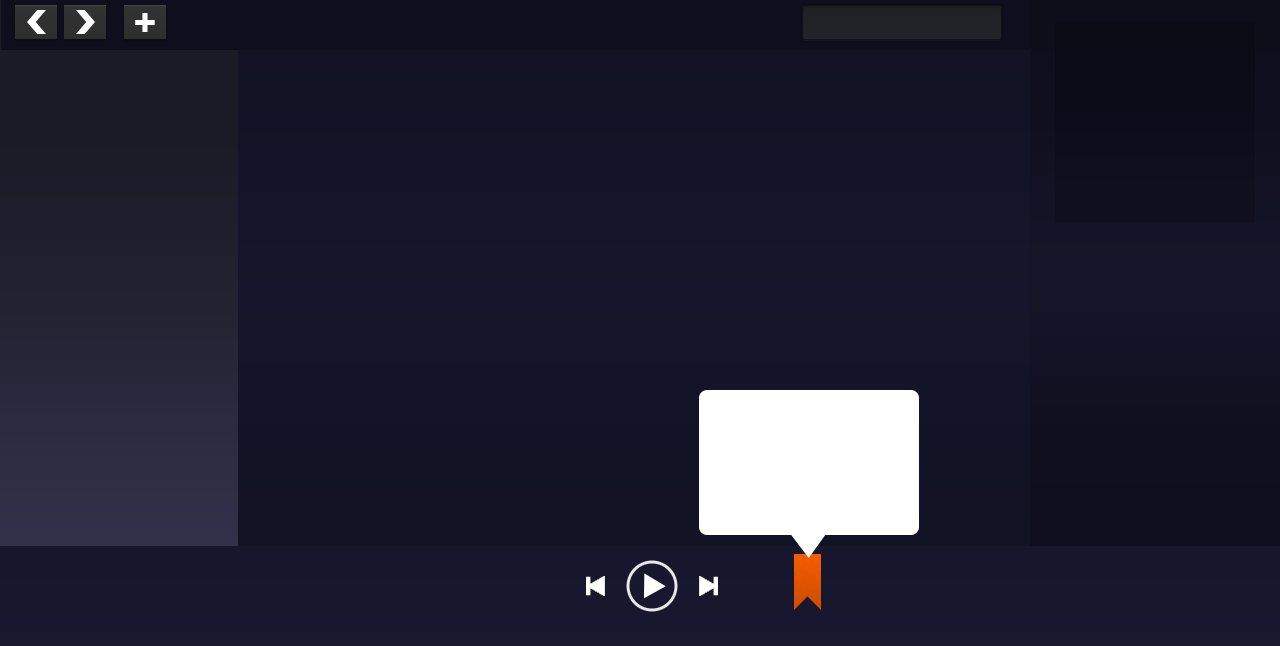
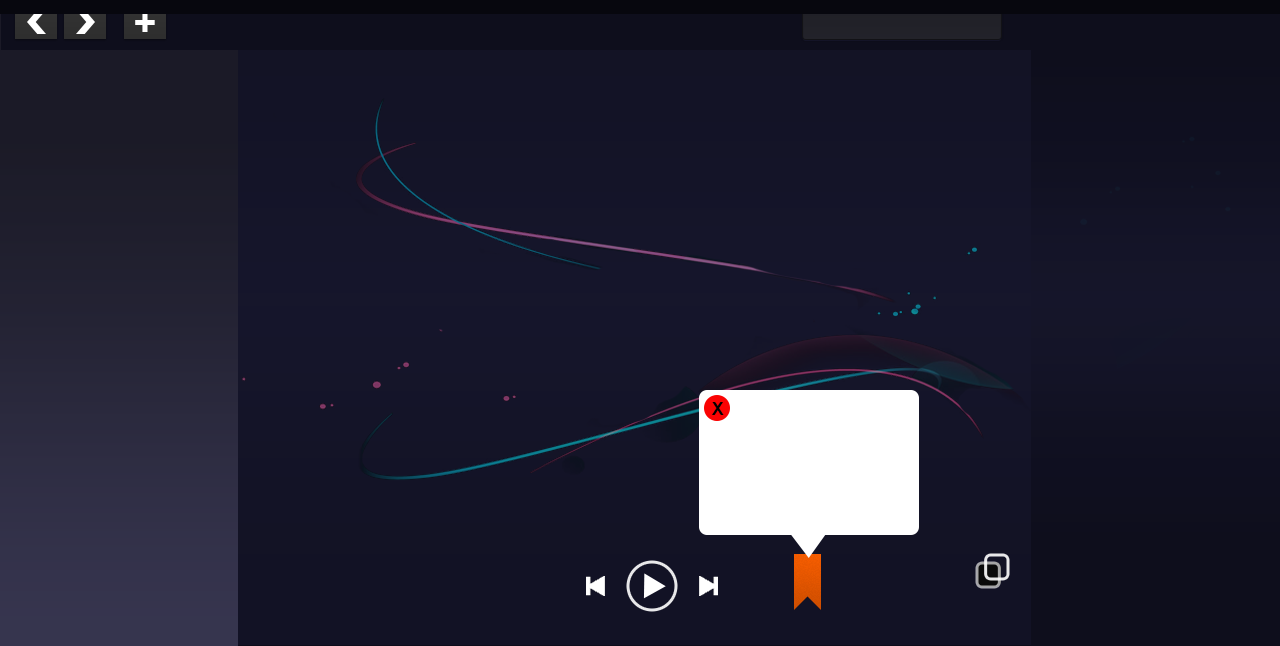
Comparing the layer stacks of the two 1280px x 646px images. Changes:
added layer "Top Black bar" in group "Layers" over <box>0,0,1280,14</box>
added group "Decouple button" with 3 layers in group "Layers" over <box>977,562,1001,587</box>
added layer "Rounded Rectangle 3" in group "Decouple button" over <box>977,562,1001,587</box>
added group "Close Popover window" with 2 layers in group "Bookmark popover" over <box>704,395,730,421</box>
added layer "x" in group "Close Popover window" over <box>712,402,724,415</box>
added layer "close button" in group "Close Popover window" over <box>704,395,730,421</box>
hid "Bottom bar" over <box>0,546,1280,646</box>
added group "Main Background" with 6 layers in group "Layers" over <box>0,0,1280,646</box>
moved "preview background" into group "Main Background" over <box>1030,0,1280,646</box>
hid "image preview", painted on it over <box>1031,0,1280,222</box>
painted on "Preview" over <box>1030,0,1280,646</box>
moved "Left side background" into group "Main Background" over <box>0,0,238,646</box>
added layer "abstract art" (49%) in group "Main Background" over <box>26,0,1280,646</box>
moved "MainBackground" into group "Main Background", painted on it over <box>238,0,1280,646</box>
